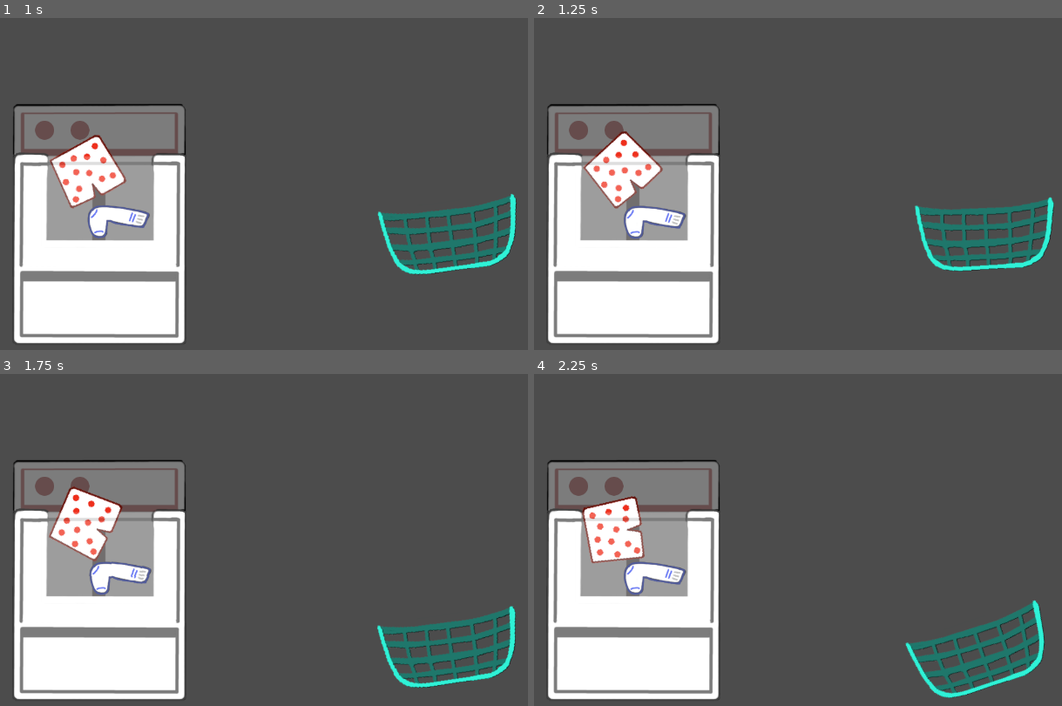
Above: before the commit, frames 1-4 (two rows, left to right).
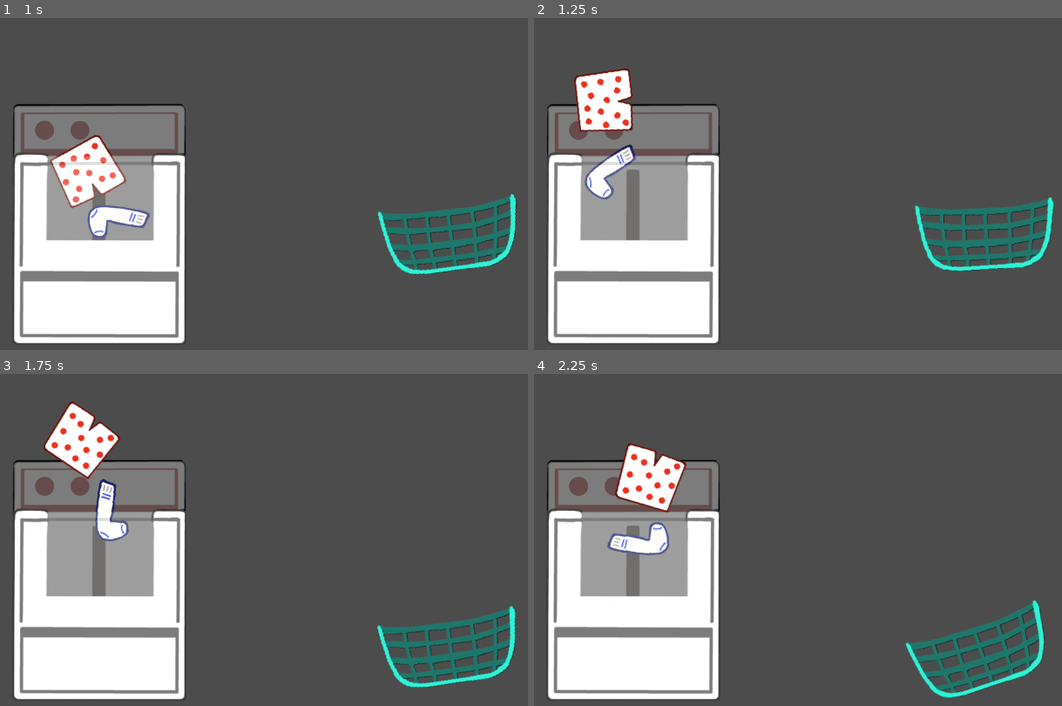
Above: after the commit, the same moments.

Repository: peternatewood/laundry-lunacy
Game: Godot game, scene res://main.tscn
The game is run twice, just before and just after one commit, with the same random seed, the same clock (stepped at 60 frames per second) and the same inputs.
Inputs (mouse positions are in pixels of both pictures, inside the frame that each line leads up to):
- Up to frame 1 (1 s): move the mouse to (454, 257) at 0.52 s; tap Space (grab) at 0.6 s; click (454, 257) at 0.67 s
- Up to frame 2 (1.25 s): no input
- Up to frame 3 (1.75 s): move the mouse to (205, 523) at 1.27 s; tap Space (grab) at 1.35 s; click (205, 523) at 1.42 s
- Up to frame 4 (2.25 s): move the mouse to (945, 410) at 2.02 s; tap Space (grab) at 2.1 s; click (945, 410) at 2.17 s

Frame 1 is identical in both runs. In frame 2, 4.3% of the frame differs, in the area x 7-29%, y 15-67%; in frame 3, 4.6%; in frame 4, 4.7%, in the area x 9-29%, y 20-67%.

Commit message:
Add script to washer for launching clothing

Diff:
--- a/prefabs/Washer.tscn
+++ b/prefabs/Washer.tscn
@@ -1,6 +1,7 @@
-[gd_scene load_steps=5 format=2]
+[gd_scene load_steps=6 format=2]
 
 [ext_resource path="res://images/spritesheet.png" type="Texture" id=1]
+[ext_resource path="res://scripts/Washer.gd" type="Script" id=2]
 
 [sub_resource type="RectangleShape2D" id=1]
 extents = Vector2( 160, 96 )
@@ -13,6 +14,7 @@
 
 [node name="Washer" type="StaticBody2D"]
 collision_mask = 30
+script = ExtResource( 2 )
 
 [node name="Under Sprite" type="Sprite" parent="."]
 z_as_relative = false
@@ -50,8 +52,15 @@
 
 [node name="Interior" type="Area2D" parent="."]
 position = Vector2( 160, 174 )
+collision_mask = 2
 
 [node name="CollisionShape2D" type="CollisionShape2D" parent="Interior"]
 z_index = 3
 z_as_relative = false
 shape = SubResource( 3 )
+
+[node name="Launch Point" type="Node2D" parent="."]
+position = Vector2( 160, 256 )
+
+[node name="Timer" type="Timer" parent="."]
+autostart = true
--- /dev/null
+++ b/scripts/Washer.gd
@@ -0,0 +1,20 @@
+extends StaticBody2D
+
+onready var interior = get_node("Interior")
+onready var launch_point = get_node("Launch Point")
+
+
+func _ready():
+	var timer = get_node("Timer")
+	timer.connect("timeout", self, "launch_laundry")
+
+
+func launch_laundry():
+	var launch_force: float = MIN_LAUNCH_FORCE + (randf() * MAX_LAUNCH_FORCE)
+
+	for body in interior.get_overlapping_bodies():
+		body.apply_impulse(launch_point.position, launch_force * Vector2.UP)
+
+
+const MIN_LAUNCH_FORCE: int = 64
+const MAX_LAUNCH_FORCE: int = 320
